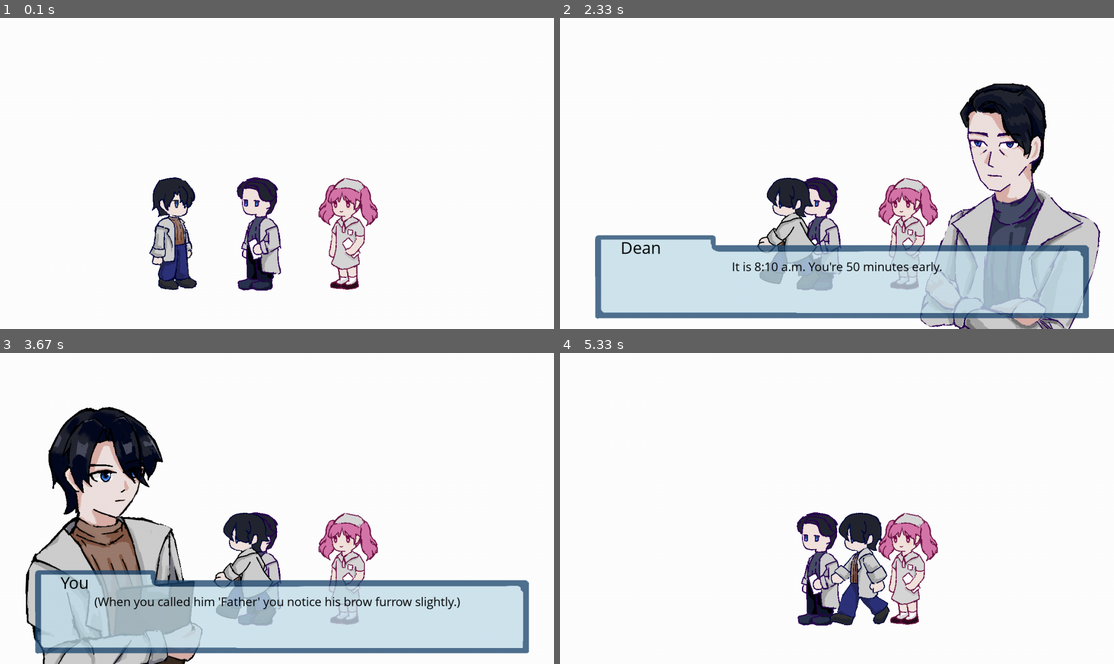
Above: before the commit, frames 1-4 (two rows, left to right).
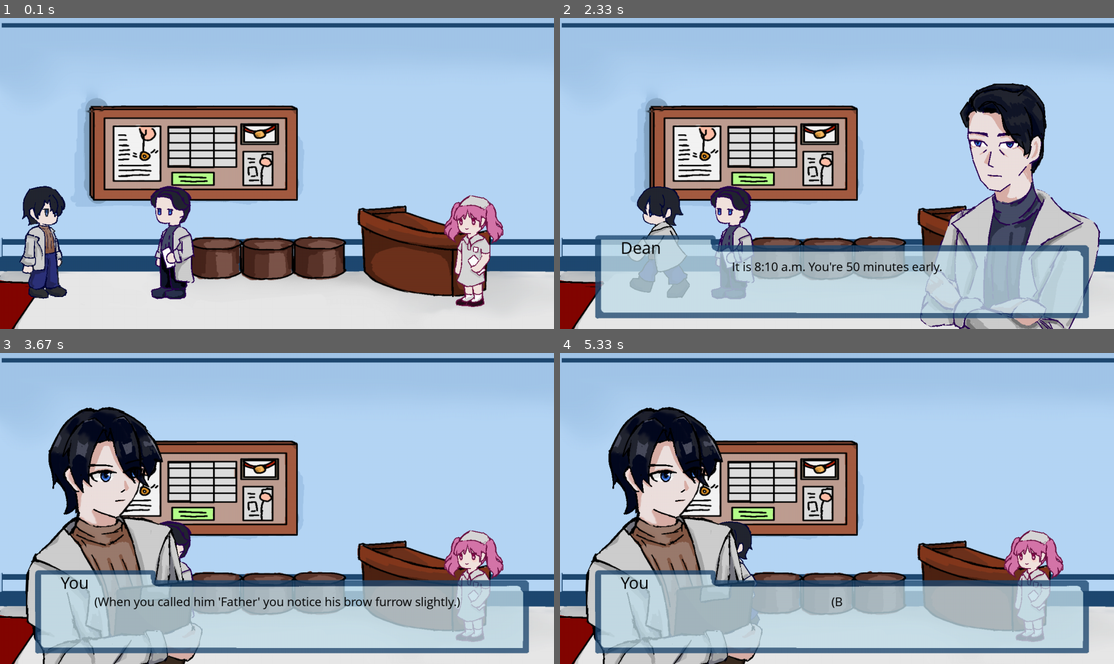
Above: after the commit, the same moments.

Repository: JoyYU271/2510-CSP1123-3-09
Game: pygame game, started from Dialogue1.py
Two runs of this game, one before a commit and one after it. Both use one fixed random seed, a clock stepped at 60 frames per second and the inputs below.
Inputs:
- Up to frame 1 (0.1 s): no input
- Up to frame 2 (2.33 s): hold D 0.33-0.8 s; tap Space at 0.83, 1.73, 2.03, 2.3 s; hold D 1.17-1.63 s; hold A 1.67-2.2 s; hold A from 2.23 s (still down)
- Up to frame 3 (3.67 s): tap Space at 2.6, 2.73, 3.03, 3.4 s; release A at 2.63 s; hold D 2.67-3.3 s; hold A from 3.33 s (still down)
- Up to frame 4 (5.33 s): tap Space at 3.7, 3.9, 4.2, 4.4, 4.7, 4.9, 5.2 s; release A at 3.8 s; hold D 3.83-4.3 s; hold D 4.33-4.8 s; hold A from 4.83 s (still down)

The runs differ from the first frame. In frame 1, 90% of the frame differs, in the area x 0-100%, y 0-100%; in frame 2, 71%; in frame 3, 71%; in frame 4, 97%.

Commit message:
Put in background

Diff:
--- a/Dialogue1.py
+++ b/Dialogue1.py
@@ -13,11 +13,12 @@
 clock = pygame.time.Clock()
 FPS = 60
 
-player = doctor(400,500,4.5)
+player = doctor(100,520,4.5)
 player.name = "You" # remember to put in class doctor
 moving_left = False
 moving_right = False
 
+background = pygame.image.load("picture/Map Art/Map clinic.png").convert_alpha()
 
 font = pygame.font.SysFont('Comic Sans MS',40)
 space_released = True # control the dialog will not happen continuously when press key space
@@ -438,8 +439,8 @@
 
 npc_manager = NPCManager()
 
-nuva = NPC(800,500,"Nuva")
-dean = NPC(600,500,"Dean")
+nuva = NPC(1090,540,"Nuva")
+dean = NPC(400,520,"Dean")
 #patient1 = NPC(1000,500,"Zheng")
 #patient2 = NPC(400,500,"Emma")
 
@@ -456,7 +457,7 @@
 
 run = True
 while run:
-          draw_bg(screen)
+          screen.blit(background, (0,0))
           is_moving = player.move(moving_left,moving_right)
           player.update_animation(is_moving)
 
